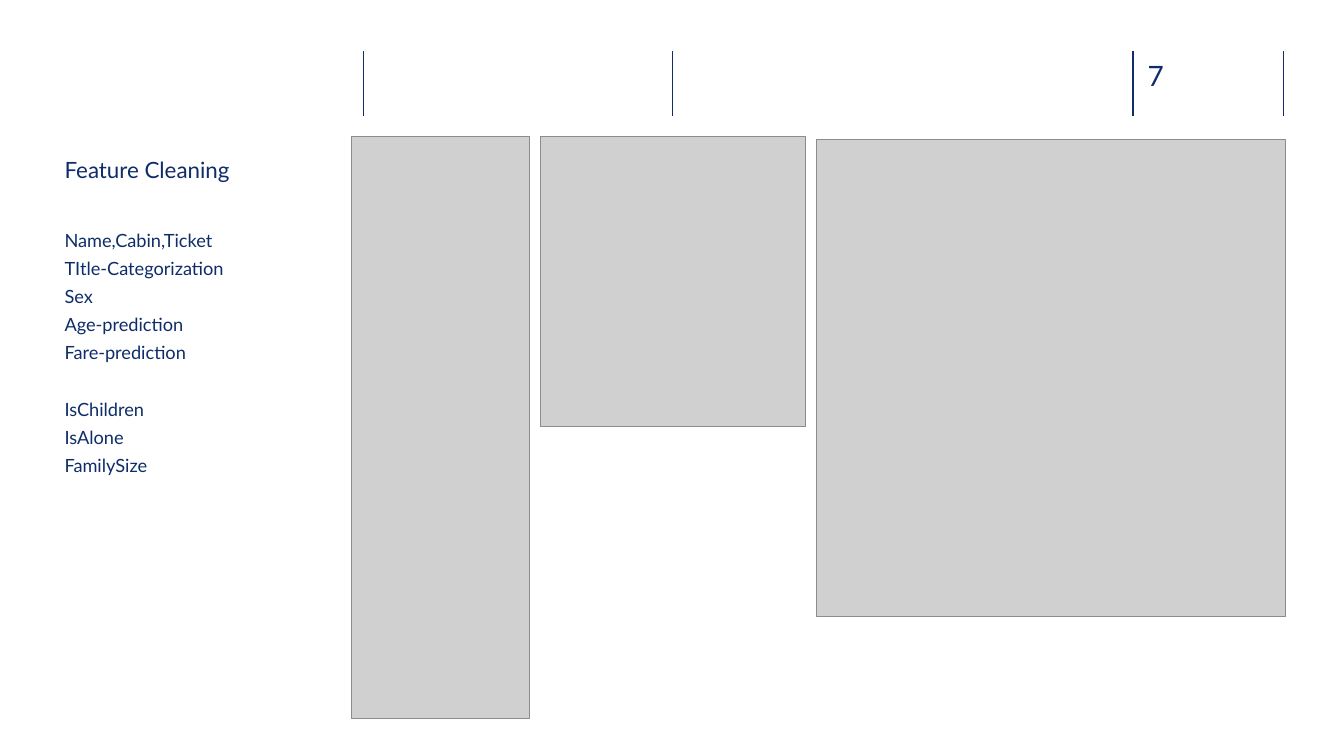
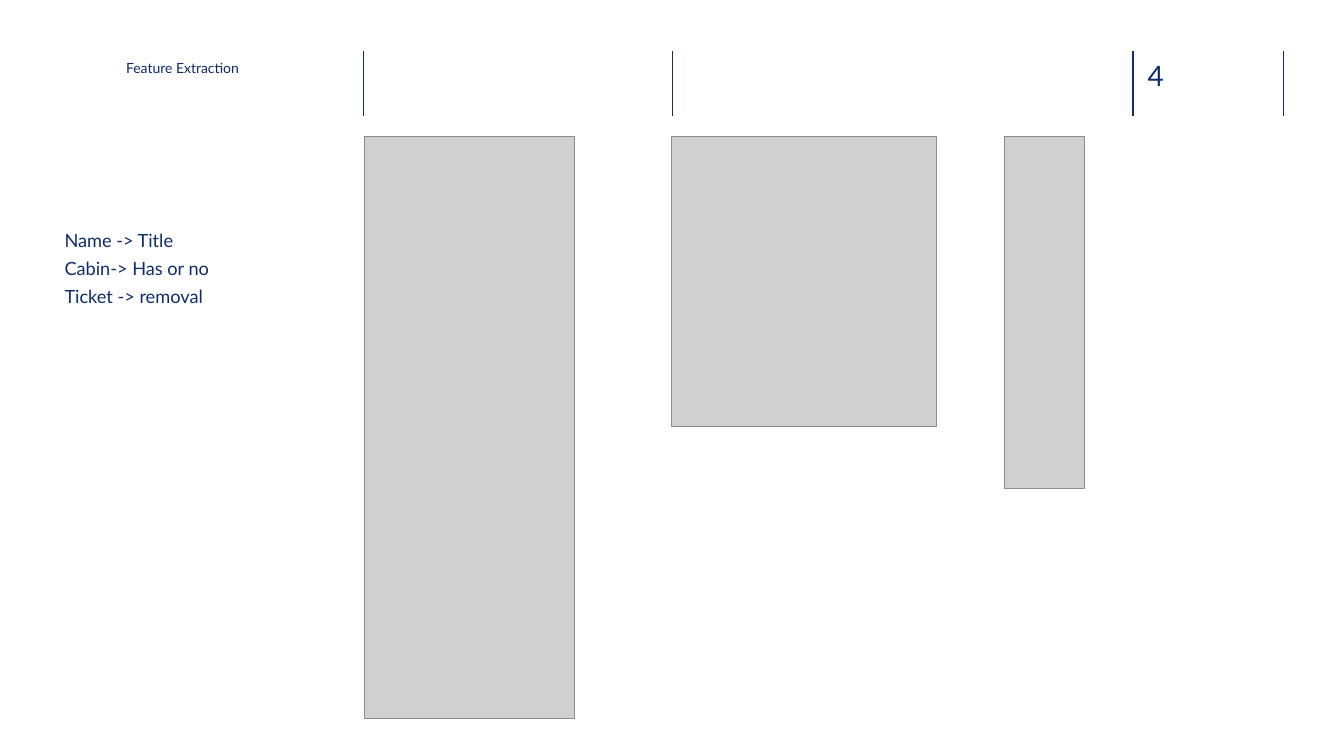
Before and after one commit to zuoxu3310/LazyFCA, a slide deck: slide 4 of Project Report on OSDA.pptx (slide 7 before the commit). Drawn at 1344x756 pixels with LibreOffice and Linux fonts; fonts in the diff are those of the drawing; grey boxes stand for pictures; background and template pictures are left out. Boxes give left, top, right and bottom in pixels: in the first picture for what was removed or moved away, otherwise in the second. Text is boxed around its words. In the diff, an @@ line names an element or a change of style, - is before the commit and + after.

```diff
--- a/Project Report on OSDA.pptx
+++ b/Project Report on OSDA.pptx
@@ text added at box(126, 62, 239, 73), 10 pt, text #0F2C68 @@
+Feature Extraction
@@ page number at box(1148, 66, 1164, 86): text changed @@
-7
+4
@@ picture: place and size @@
-picture at box(352, 137, 530, 719)
+picture at box(365, 137, 575, 719)
@@ picture: place and size @@
-picture at box(541, 137, 806, 427)
+picture at box(673, 137, 937, 427)
@@ picture removed at box(817, 139, 1286, 617) @@
@@ picture added at box(1005, 137, 1085, 489) @@
@@ text removed at box(65, 161, 230, 182) @@
-Feature Cleaning
@@ text at box(65, 233, 209, 303): text changed @@
-Name,Cabin,Ticket
-TItle-Categorization
-Sex
-Age-prediction
-Fare-prediction
-IsChildren
-IsAlone
-FamilySize
+Name -> Title
+Cabin-> Has or no
+Ticket -> removal
```
Also in this commit, not shown: 6 other slides changed, 8 slides added, 1 slide removed, 1 other file.
